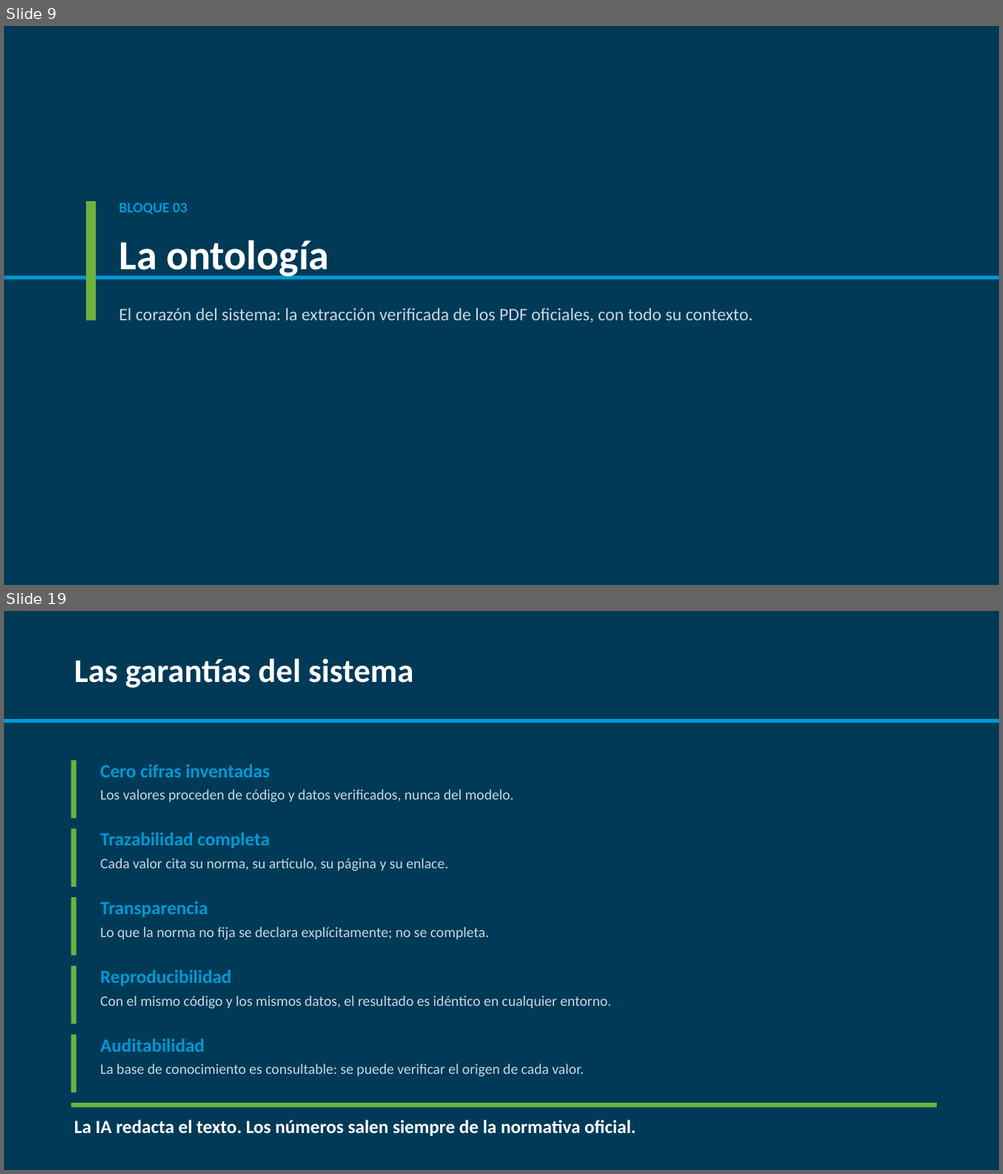
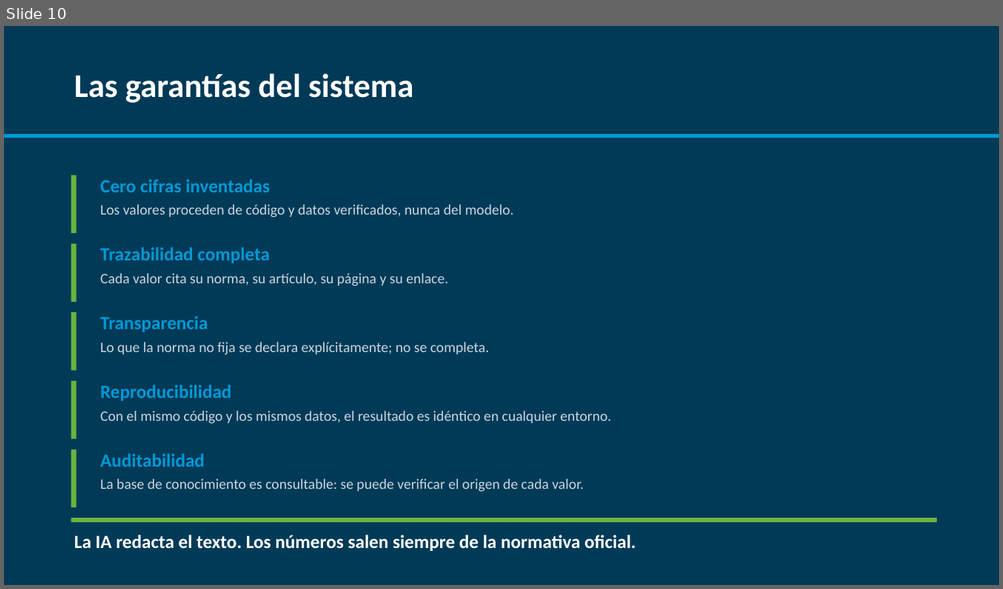
Before and after one commit to CarlosOlivaZurdo/ENAG-S_G1, a slide deck: docs/Presentacion_Comparador_Gas.pptx. Shown one above the other, each under a label of ours: slides 9 and 19 before the commit, slide 10 after it; the slides between them are not shown. The pictures are 1003x1174 and 1003x589 pixels, drawn with LibreOffice and Linux fonts; fonts in the diff are those of the drawing. Boxes give left, top, right and bottom in pixels: in the first picture for what was removed or moved away, otherwise in the second. Text is boxed around its words. In the diff, an @@ line names an element or a change of style, - is before the commit and + after.

```diff
--- a/docs/Presentacion_Comparador_Gas.pptx
+++ b/docs/Presentacion_Comparador_Gas.pptx
@@ slide 9 removed at (x1=4, y1=26, x2=999, y2=585), background #FFFFFF @@
@@ rectangle removed at (x1=4, y1=26, x2=999, y2=585) @@
@@ rectangle removed at (x1=86, y1=201, x2=96, y2=321) @@
@@ text removed at (x1=119, y1=203, x2=188, y2=215) @@
-BLOQUE 03
@@ text removed at (x1=119, y1=240, x2=329, y2=279) @@
-La ontología
@@ rectangle removed at (x1=4, y1=276, x2=999, y2=280) @@
@@ text removed at (x1=119, y1=308, x2=753, y2=323) @@
-El corazón del sistema: la extracción verificada de los PDF oficiales, con todo su contexto.
@@ what was slide 19 is now slide 10 @@
```
Also in this commit, not shown: 9 slides changed, 8 other slides removed, 1 other file.
